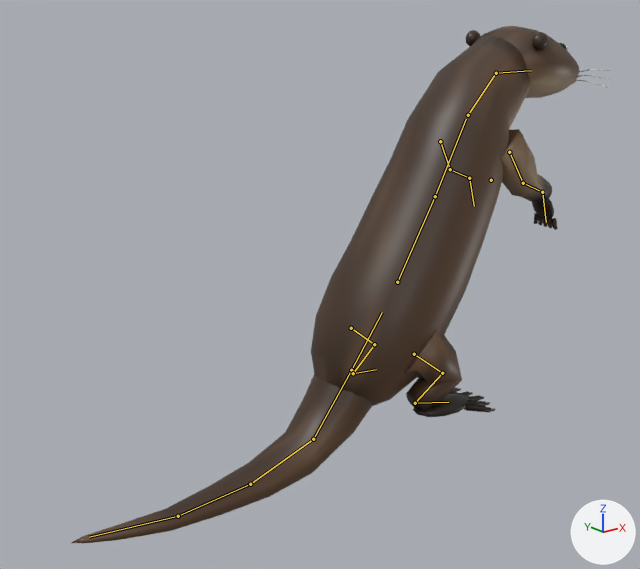
The glTF model art/baked/aventyr2/otter.glb as it was, and as the next commit left it.
Before and after are seen from a 50 mm lens placed at (-2.46, -2.61, 1.66), pointed at (-0.34, 0.05, 0.59). The axes (+X, +Y, +Z) are drawn at lower right. The lights are the same throughout. The first picture is the older version. Both versions are drawn at frame 14 of the action 'otter:look'; the numbers are the values there. The bones that change, and the others that lie on the model, are drawn over the model as lines.

Objects in the first picture: 'otter-body'.
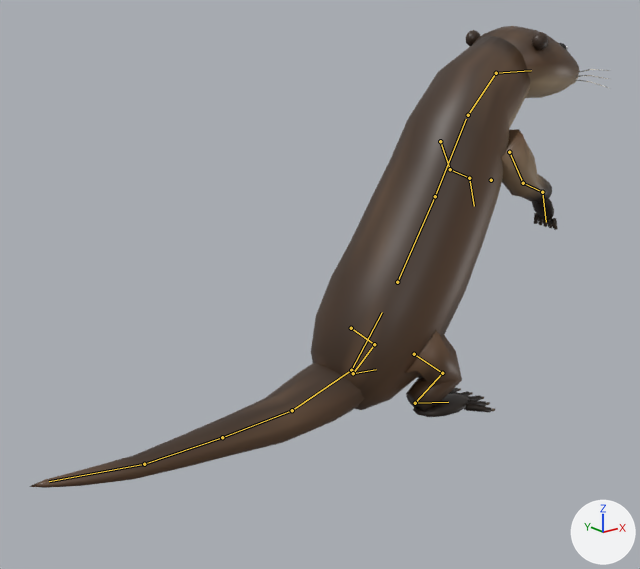
Boxes [x1, y1, x2, y2] around the edits, measured in the pictures (640 x 569 px):
'otter-body', posed (8% wider, 11% shorter)
    before: [71, 26, 611, 543]
    after: [29, 26, 611, 488]
bone 'tail1', root to tip
    before: (351, 370) to (313, 439)
    after: (351, 370) to (292, 410)
bone 'tail2', root to tip
    before: (313, 439) to (250, 484)
    after: (292, 410) to (222, 437)
bone 'tail3', root to tip
    before: (250, 484) to (178, 516)
    after: (222, 437) to (144, 464)

The edits, one by one:
Bone 'tail1' (bone_tail1) turns from (-9, 0, 0) to (-43, 0, 0) degrees about its own x, y and z.
Bone 'tail2' (bone_tail2) turns from (-38, 0, 0) to (-18, 0, 0) degrees about its own x, y and z.
Bone 'tail3' (bone_tail3) turns from (-12, 0, 0) to (-1, 0, 0) degrees about its own x, y and z.
